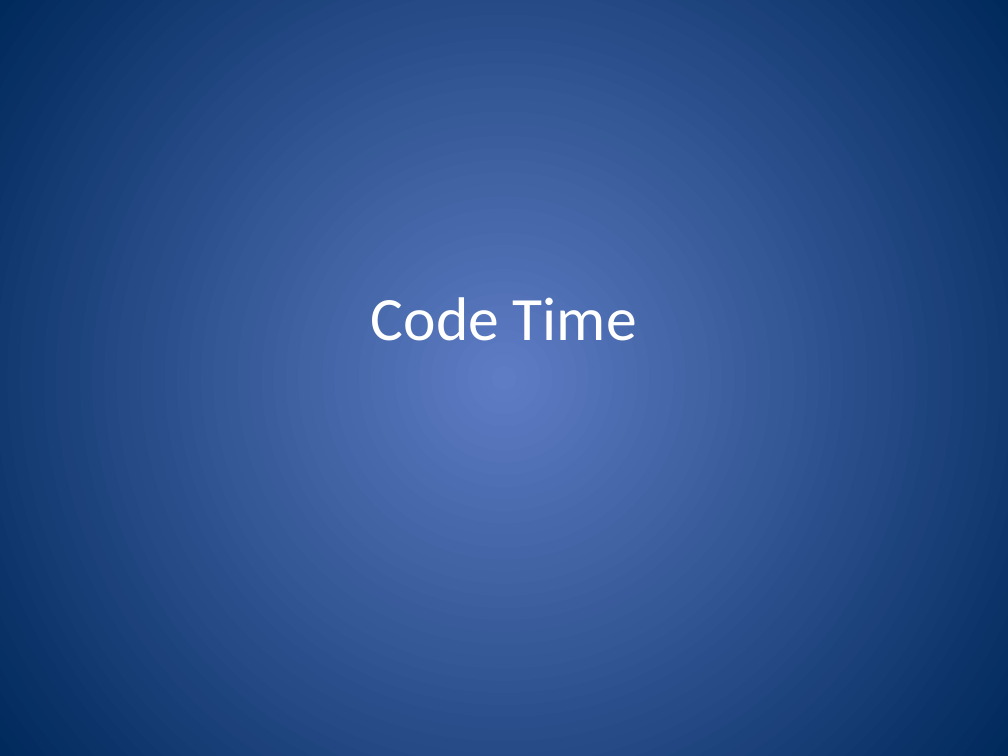
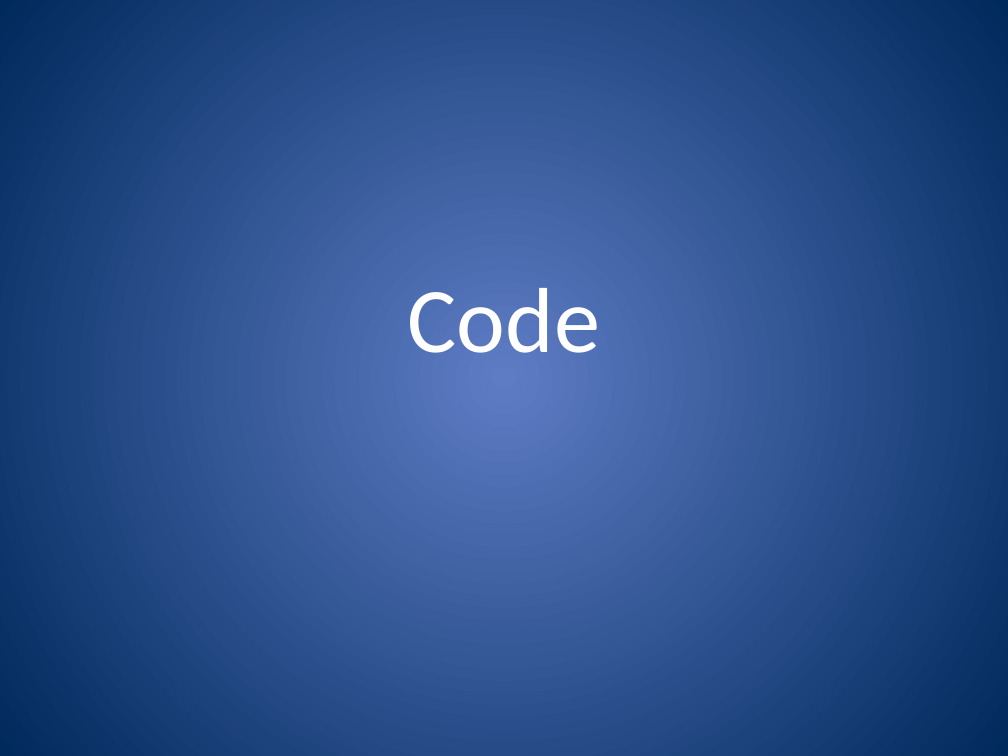
Before and after one commit to jerrelblankenship/Presentations, a slide deck: slide 11 of JointSpeakerTalks/PhoneGapXamarin/M3Conf2013/PhoneGap and Xamarin.pptx. Drawn at 1008x756 pixels with LibreOffice and Linux fonts; fonts in the diff are those of the drawing. Boxes give left, top, right and bottom in pixels: in the first picture for what was removed or moved away, otherwise in the second. Text is boxed around its words. In the diff, an @@ line names an element or a change of style, - is before the commit and + after.

```diff
--- a/JointSpeakerTalks/PhoneGapXamarin/M3Conf2013/PhoneGap and Xamarin.pptx
+++ b/JointSpeakerTalks/PhoneGapXamarin/M3Conf2013/PhoneGap and Xamarin.pptx
@@ title at box(408, 288, 600, 353): text changed; size 44 to 66 pt @@
-Code Time
+Code
```
Also in this commit, not shown: 5 other slides changed.
